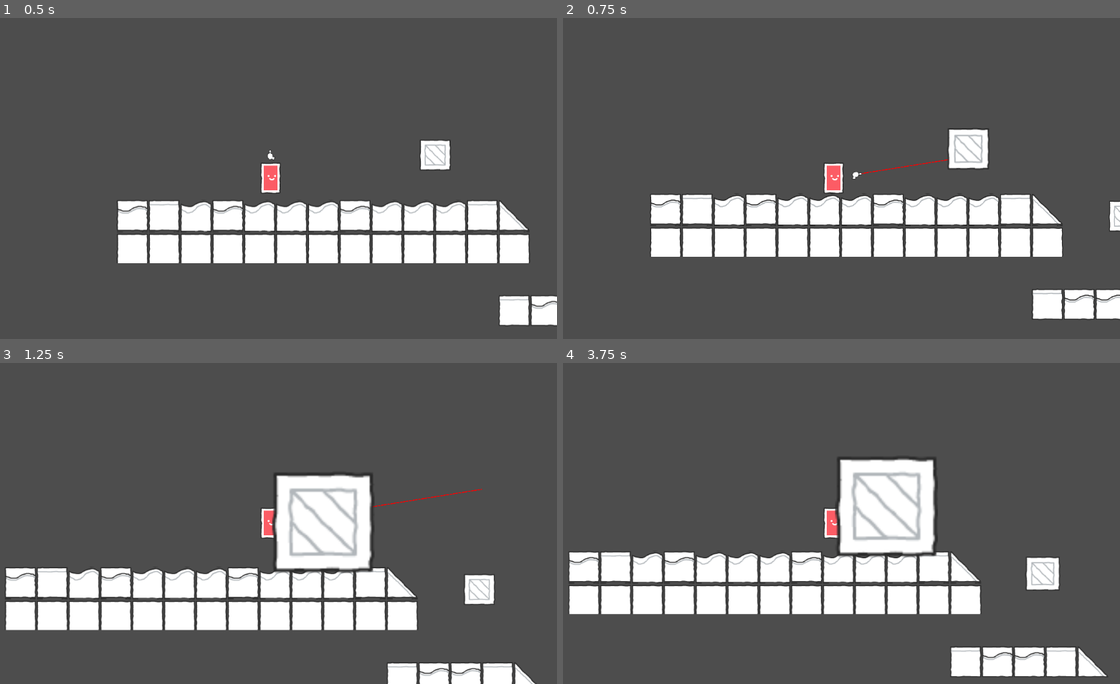
Above: before the commit, frames 1-4 (two rows, left to right).
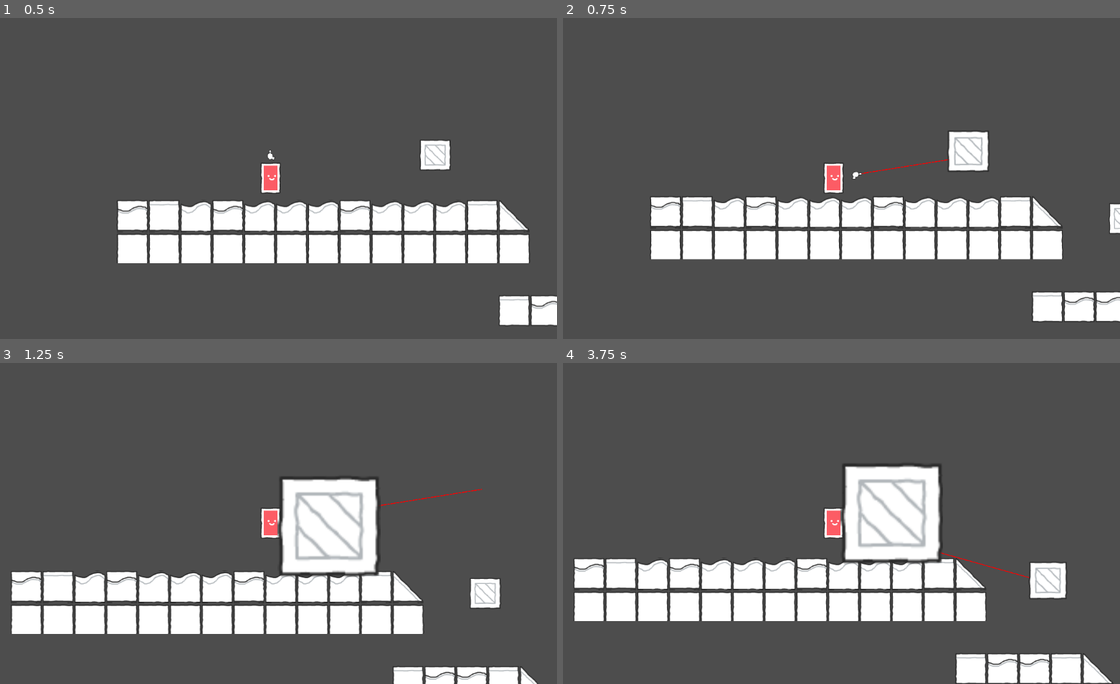
Above: after the commit, the same moments.

Repository: a-cerda/gmtk2024
Game: Godot game, scene res://levels/test_level.tscn
Two runs of this game, one before a commit and one after it. Both use one fixed random seed, a clock stepped at 60 frames per second and the inputs below. This scene is started directly instead of the project's main scene.
Inputs (mouse positions are in pixels of both pictures, inside the frame that each line leads up to):
- Up to frame 1 (0.5 s): no input
- Up to frame 2 (0.75 s): move the mouse to (997, 152) at 0.52 s; press the mouse at (997, 152) at 0.53 s; hold Right (right) from 0.53 s (still down)
- Up to frame 3 (1.25 s): keep holding Right (right); tap Space (jump) at 0.77 s
- Up to frame 4 (3.75 s): move the mouse to (1042, 587) at 1.27 s; release the mouse at (1042, 587) at 1.28 s; right-click (1042, 587) at 1.35 s; tap Space (jump) at 1.52, 3.02 s; tap Enter at 2 s; move the mouse to (891, 452) at 2.02 s; release Right (right) at 2.03 s; press the mouse at (891, 452) at 2.03 s; hold Left (left) 2.03-2.78 s; move the mouse to (802, 587) at 2.77 s; release the mouse at (802, 587) at 2.78 s; hold Right (right) from 2.78 s (still down); right-click (802, 587) at 2.85 s; move the mouse to (1003, 571) at 3.52 s; press the mouse at (1003, 571) at 3.53 s

Frame 1 is identical in both runs. In frame 2, 4.8% of the frame differs, in the area x 15-100%, y 34-95%; in frame 3, 11%; in frame 4, 14%, in the area x 0-99%, y 29-100%.

Commit message:
player interacts with respawn box

Diff:
--- a/scenes/player.gd
+++ b/scenes/player.gd
@@ -6,6 +6,8 @@
 @export var DRAG: float = 10.0
 @onready var PLAYER_SPAWN = self.position
 
+func _ready() -> void:
+	set_safe_margin(5)
 func _physics_process(delta: float) -> void:
 	# if is_in_air: velocity * delta
 	# in ground: inmediate velocity
@@ -25,8 +27,10 @@
 			velocity.x += delta * SPEED
 		velocity.y += delta * GRAVITY
 	move_and_slide()
-	if position.x > DisplayServer.screen_get_usable_rect().size.x or position.y > DisplayServer.screen_get_usable_rect().size.y:
-		respawn()
+	#if get_last_slide_collision():
+		#print(get_last_slide_collision().get_collider())
+	#if position.x > DisplayServer.screen_get_usable_rect().size.x or position.y > DisplayServer.screen_get_usable_rect().size.y:
+		#respawn()
 
 func respawn():
 	position = PLAYER_SPAWN
